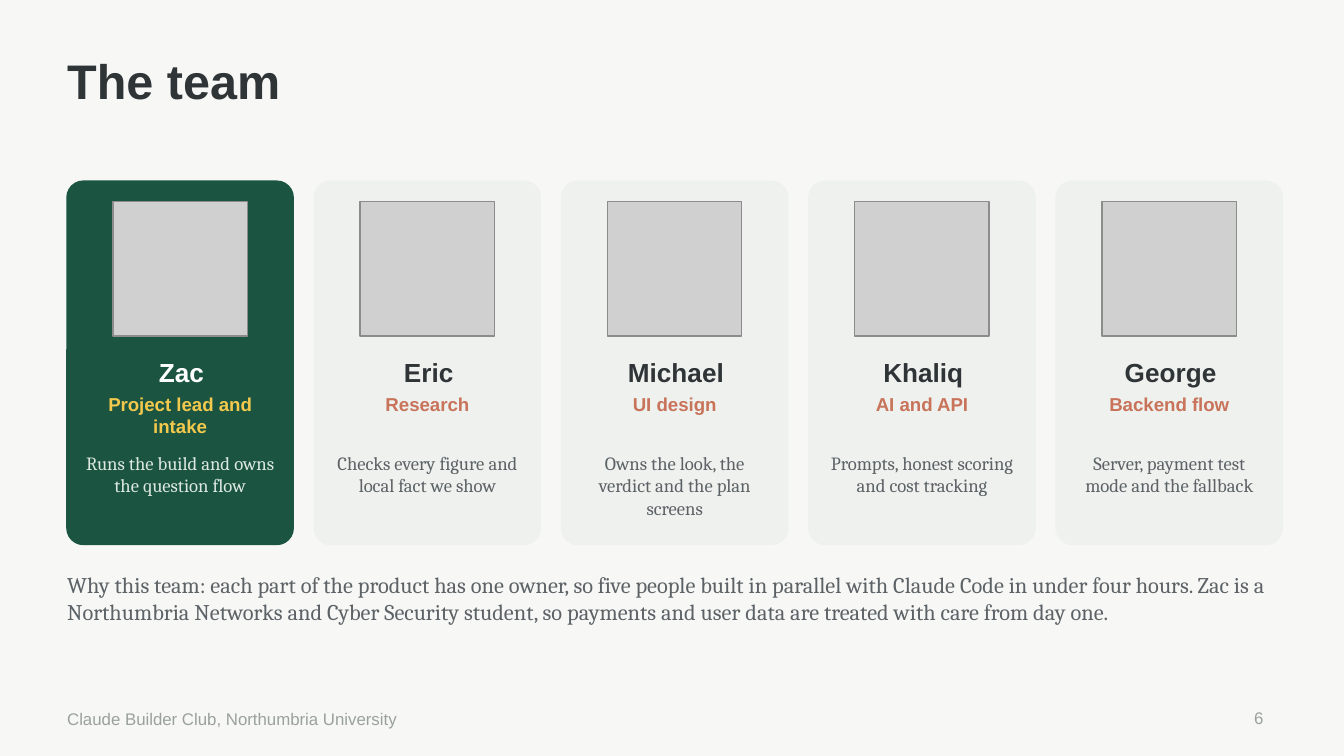
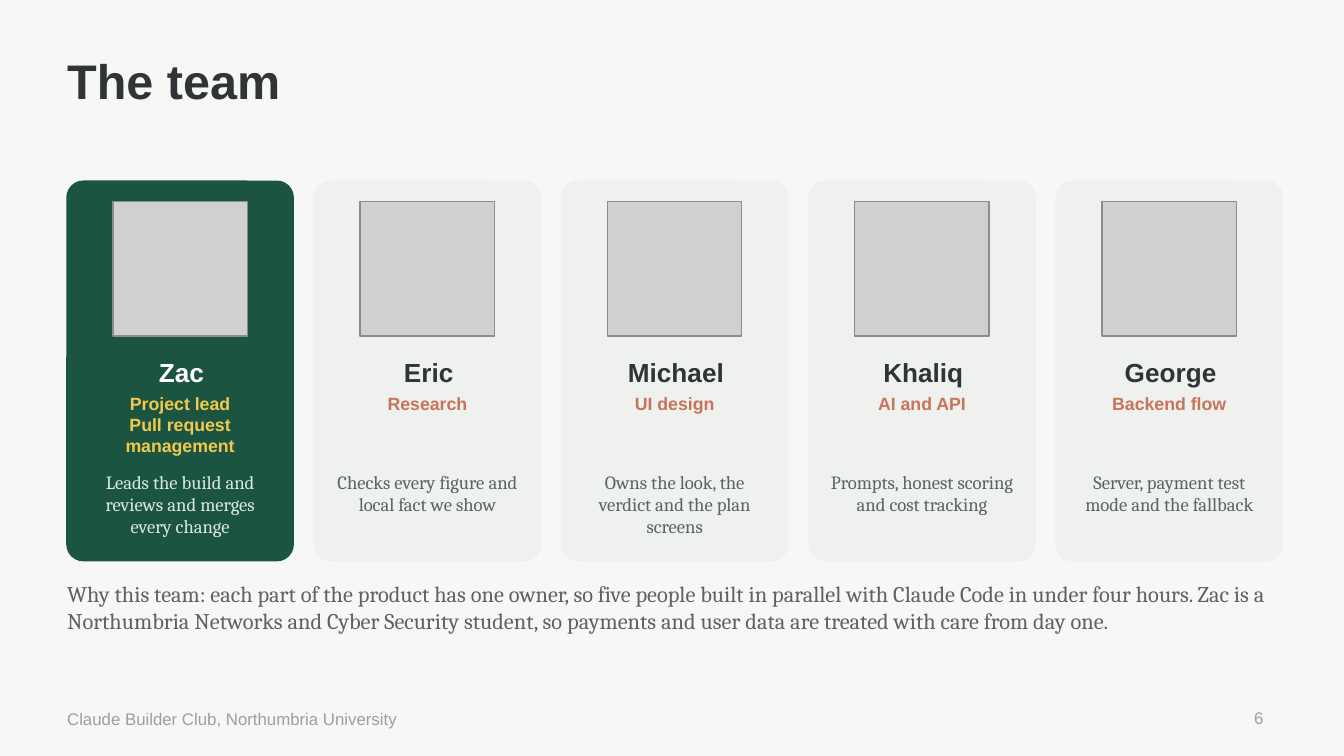
Before and after one commit to Zgodders207/CBC-AutumnHackathon, a slide deck: slide 6 of groundworking-pitch.pptx. Drawn at 1344x756 pixels with LibreOffice and Linux fonts; fonts in the diff are those of the drawing; grey boxes stand for pictures. Boxes give left, top, right and bottom in pixels: in the first picture for what was removed or moved away, otherwise in the second. Text is boxed around its words. In the diff, an @@ line names an element or a change of style, - is before the commit and + after.

```diff
--- a/groundworking-pitch.pptx
+++ b/groundworking-pitch.pptx
@@ rounded rectangle: place and size @@
-rounded rectangle at [67, 181, 293, 544]
+rounded rectangle at [67, 181, 293, 560]
@@ rounded rectangle: place and size @@
-rounded rectangle at [314, 181, 540, 544]
+rounded rectangle at [314, 181, 540, 560]
@@ rounded rectangle: place and size @@
-rounded rectangle at [562, 181, 788, 544]
+rounded rectangle at [562, 181, 788, 560]
@@ rounded rectangle: place and size @@
-rounded rectangle at [809, 181, 1035, 544]
+rounded rectangle at [809, 181, 1035, 560]
@@ rounded rectangle: place and size @@
-rounded rectangle at [1056, 181, 1282, 544]
+rounded rectangle at [1056, 181, 1282, 560]
@@ text at [126, 397, 235, 456]: text changed; size 10 to 9.5 pt @@
-Project lead and intake
+Project lead
+Pull request management
@@ size 10 to 9.5 pt in 4 elements at [388, 397, 468, 410], [635, 397, 714, 414], [878, 397, 965, 410], [1112, 397, 1226, 410] @@
@@ text at [106, 476, 255, 537]: text changed @@
-Runs the build and owns the question flow
+Leads the build and reviews and merges every change
@@ 4 texts: place and size @@
-4 texts at [337, 457, 1253, 515]
+4 texts at [337, 476, 1253, 533]
@@ text "Why this team: each part ...": place and size @@
-text "Why this team: each part ..." at [67, 577, 1265, 625]
+text "Why this team: each part ..." at [67, 586, 1265, 634]
```
Also in this commit, not shown: 4 other slides changed, 2 slides added, 1 slide removed.
